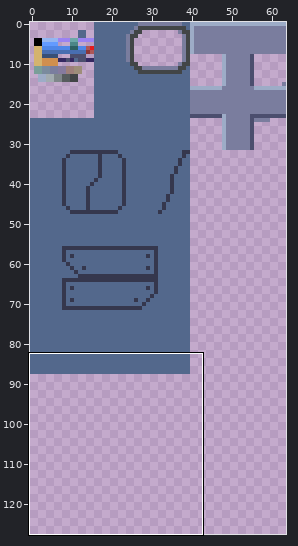
Sprite sheet -- res/tileset/panels.map8x8.png. Above: a wide view before the commit, with the close-up outlined.
Close-up. The starting point:
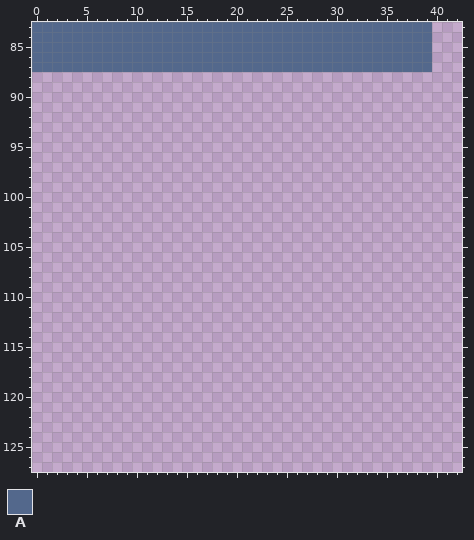
The file is 64x128 pixels. Shown: x 0..42, y 83..127.
Palette (. is transparent): A #53688c
Pixels before, first column x 0:
83 AAAAAAAAAAAAAAAAAAAAAAAAAAAAAAAAAAAAAAAA
84 AAAAAAAAAAAAAAAAAAAAAAAAAAAAAAAAAAAAAAAA
85 AAAAAAAAAAAAAAAAAAAAAAAAAAAAAAAAAAAAAAAA
86 AAAAAAAAAAAAAAAAAAAAAAAAAAAAAAAAAAAAAAAA
87 AAAAAAAAAAAAAAAAAAAAAAAAAAAAAAAAAAAAAAAA
Now the later version:
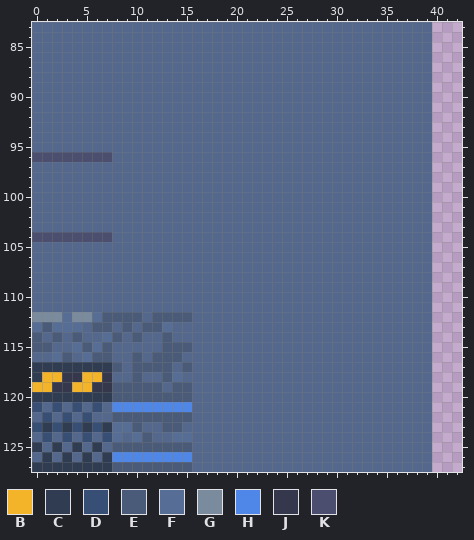
Colours new in this view: B #f4b42a  C #2f3c51  D #384f75  E #495b79  F #566e95  G #7a8b9e  H #4f87e8  J #35374d  K #4b4e6e
Changes in this commit:
Changed rows in their new state; - is an unchanged pixel.
first column x 0:
 88 AAAAAAAAAAAAAAAAAAAAAAAAAAAAAAAAAAAAAAAA
 89 AAAAAAAAAAAAAAAAAAAAAAAAAAAAAAAAAAAAAAAA
 90 AAAAAAAAAAAAAAAAAAAAAAAAAAAAAAAAAAAAAAAA
 91 AAAAAAAAAAAAAAAAAAAAAAAAAAAAAAAAAAAAAAAA
 92 AAAAAAAAAAAAAAAAAAAAAAAAAAAAAAAAAAAAAAAA
 93 AAAAAAAAAAAAAAAAAAAAAAAAAAAAAAAAAAAAAAAA
 94 AAAAAAAAAAAAAAAAAAAAAAAAAAAAAAAAAAAAAAAA
 95 AAAAAAAAAAAAAAAAAAAAAAAAAAAAAAAAAAAAAAAA
 96 KKKKKKKKAAAAAAAAAAAAAAAAAAAAAAAAAAAAAAAA
 97 AAAAAAAAAAAAAAAAAAAAAAAAAAAAAAAAAAAAAAAA
 98 AAAAAAAAAAAAAAAAAAAAAAAAAAAAAAAAAAAAAAAA
 99 AAAAAAAAAAAAAAAAAAAAAAAAAAAAAAAAAAAAAAAA
100 AAAAAAAAAAAAAAAAAAAAAAAAAAAAAAAAAAAAAAAA
101 AAAAAAAAAAAAAAAAAAAAAAAAAAAAAAAAAAAAAAAA
102 AAAAAAAAAAAAAAAAAAAAAAAAAAAAAAAAAAAAAAAA
103 AAAAAAAAAAAAAAAAAAAAAAAAAAAAAAAAAAAAAAAA
104 KKKKKKKKAAAAAAAAAAAAAAAAAAAAAAAAAAAAAAAA
105 AAAAAAAAAAAAAAAAAAAAAAAAAAAAAAAAAAAAAAAA
106 AAAAAAAAAAAAAAAAAAAAAAAAAAAAAAAAAAAAAAAA
107 AAAAAAAAAAAAAAAAAAAAAAAAAAAAAAAAAAAAAAAA
108 AAAAAAAAAAAAAAAAAAAAAAAAAAAAAAAAAAAAAAAA
109 AAAAAAAAAAAAAAAAAAAAAAAAAAAAAAAAAAAAAAAA
110 AAAAAAAAAAAAAAAAAAAAAAAAAAAAAAAAAAAAAAAA
111 AAAAAAAAAAAAAAAAAAAAAAAAAAAAAAAAAAAAAAAA
112 GGGFGGFEEEEAEEEEAAAAAAAAAAAAAAAAAAAAAAAA
113 FEFFFAEEAEAEEFAAAAAAAAAAAAAAAAAAAAAAAAAA
114 EAEAEAAFEAEAAEAAAAAAAAAAAAAAAAAAAAAAAAAA
115 EEAAFEFEAAAAAEEEAAAAAAAAAAAAAAAAAAAAAAAA
116 AAFEAFEEAAEAEEEAAAAAAAAAAAAAAAAAAAAAAAAA
117 CCCCCCCCEAEEEEAEAAAAAAAAAAAAAAAAAAAAAAAA
118 CBBJJBBJAAEAAEFAAAAAAAAAAAAAAAAAAAAAAAAA
119 BBJJBBJJEEEEEAEEAAAAAAAAAAAAAAAAAAAAAAAA
120 CCCCCCCCEEEEEEEEAAAAAAAAAAAAAAAAAAAAAAAA
121 DADADADAHHHHHHHHAAAAAAAAAAAAAAAAAAAAAAAA
122 ADADADAAEEEEEEEEAAAAAAAAAAAAAAAAAAAAAAAA
123 DCDCDCDCFFEAAEEAAAAAAAAAAAAAAAAAAAAAAAAA
124 ADADADADFAFEAAFFAAAAAAAAAAAAAAAAAAAAAAAA
125 CACACACAEEEEEEEEAAAAAAAAAAAAAAAAAAAAAAAA
126 ACACACACHHHHHHHHAAAAAAAAAAAAAAAAAAAAAAAA
127 CCCCCCCCEEEEEEEEAAAAAAAAAAAAAAAAAAAAAAAA
